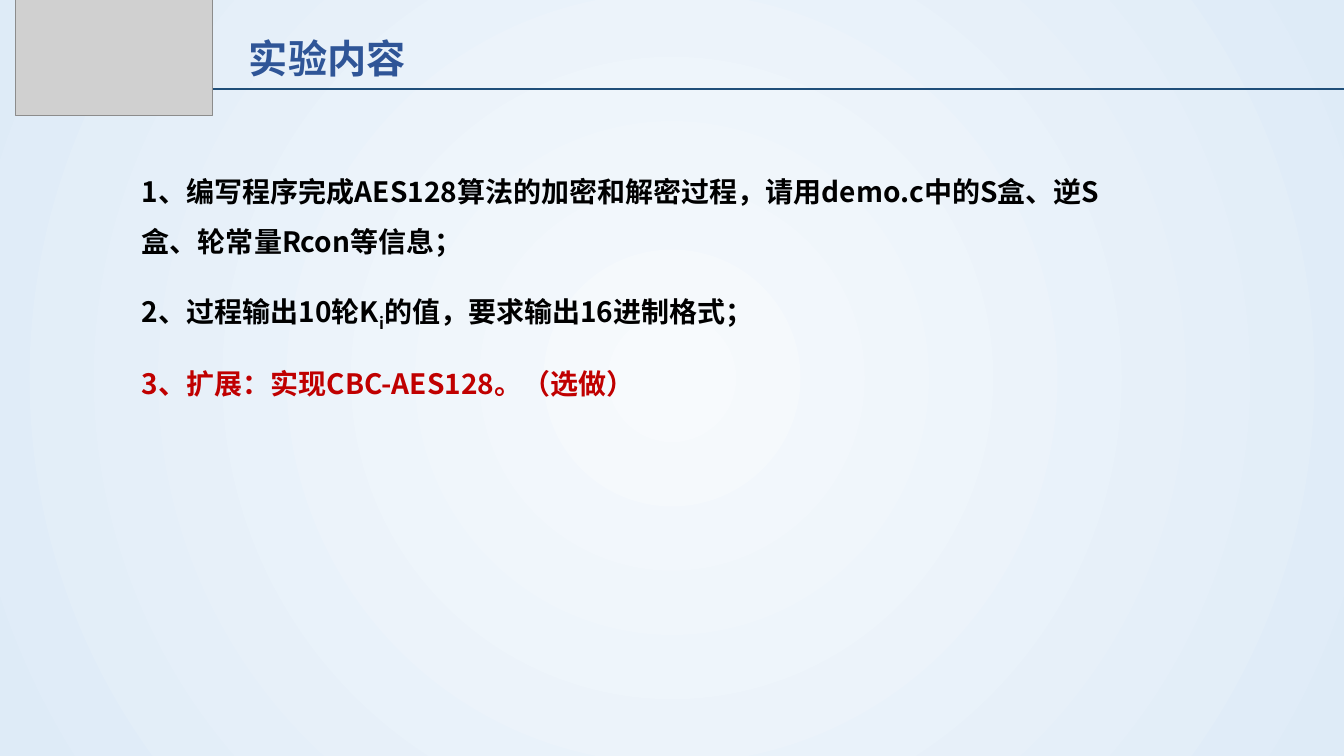
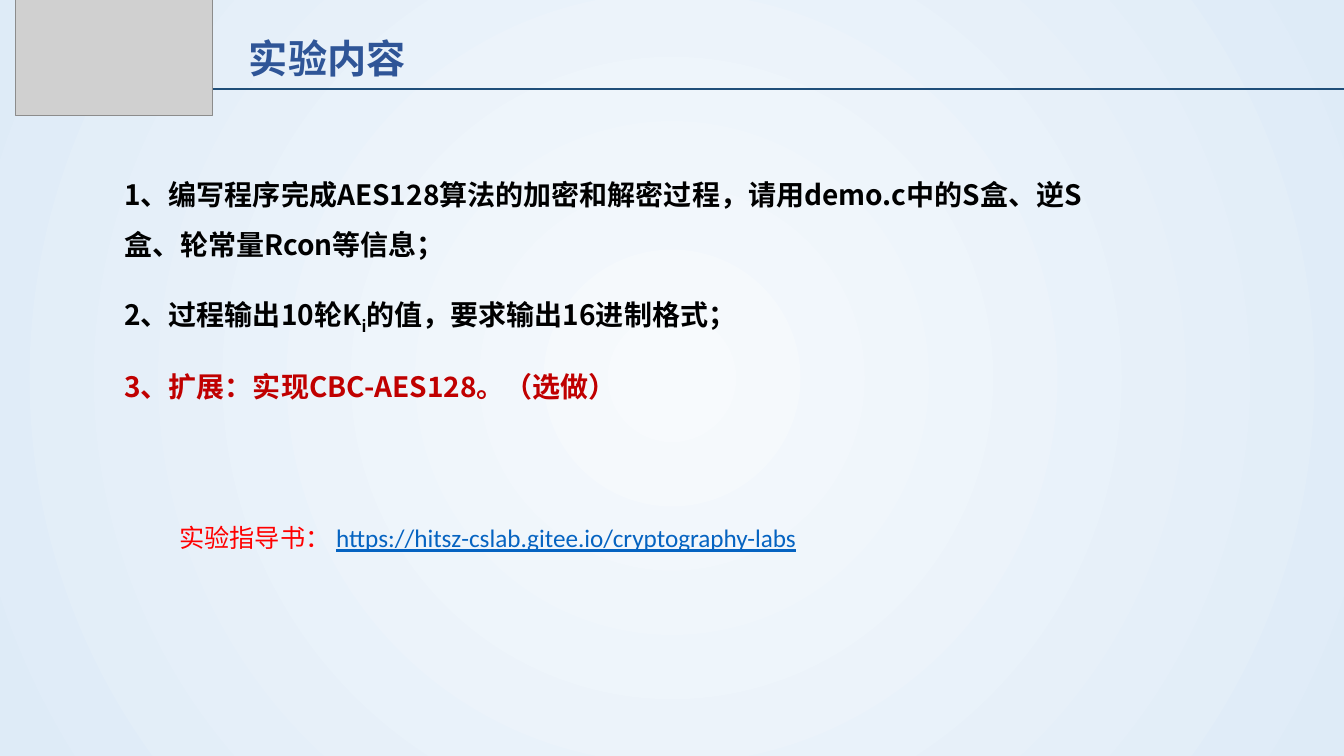
Before and after one commit to JudySue/CryptographyLabs, a slide deck: slide 5 of stupkt/密码学基础-1-AES密码算法.pptx. Drawn at 1344x756 pixels with LibreOffice and Linux fonts; fonts in the diff are those of the drawing; grey boxes stand for pictures. Boxes give left, top, right and bottom in pixels: in the first picture for what was removed or moved away, otherwise in the second. Text is boxed around its words. In the diff, an @@ line names an element or a change of style, - is before the commit and + after.

```diff
--- a/stupkt/密码学基础-1-AES密码算法.pptx
+++ b/stupkt/密码学基础-1-AES密码算法.pptx
@@ text "1、编写程序完成AES128算法的加密和解密过程，请用demo.c中的S盒、逆S盒、轮常量Rcon等信息；" moved from (x1=142, y1=178, x2=1100, y2=397) to (x1=124, y1=181, x2=1082, y2=400) @@
@@ text added at (x1=179, y1=525, x2=796, y2=552), 18 pt, text #0563C1, underline @@
+实验指导书： https://hitsz-cslab.gitee.io/cryptography-labs
```
Also in this commit, not shown: 1 other slide changed, 2 other files.
